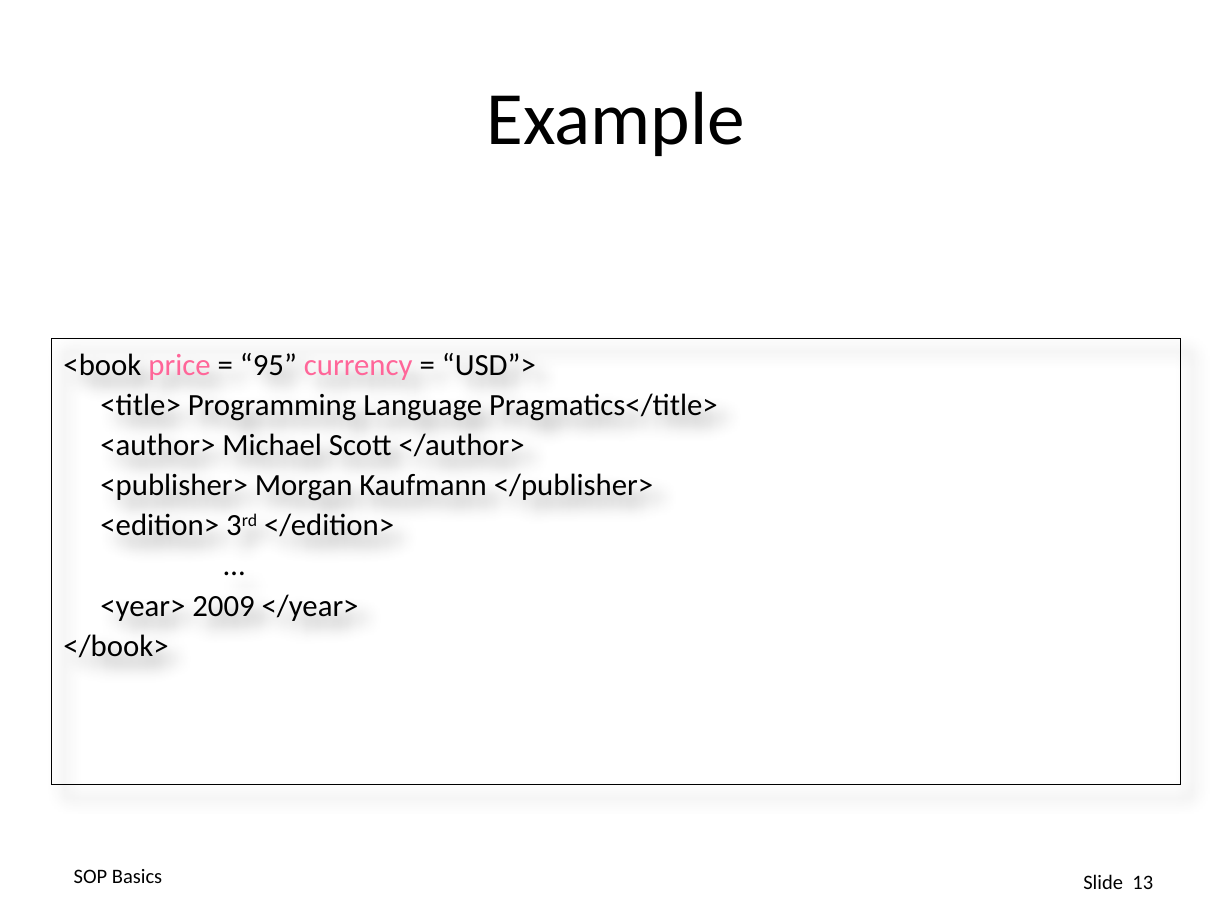
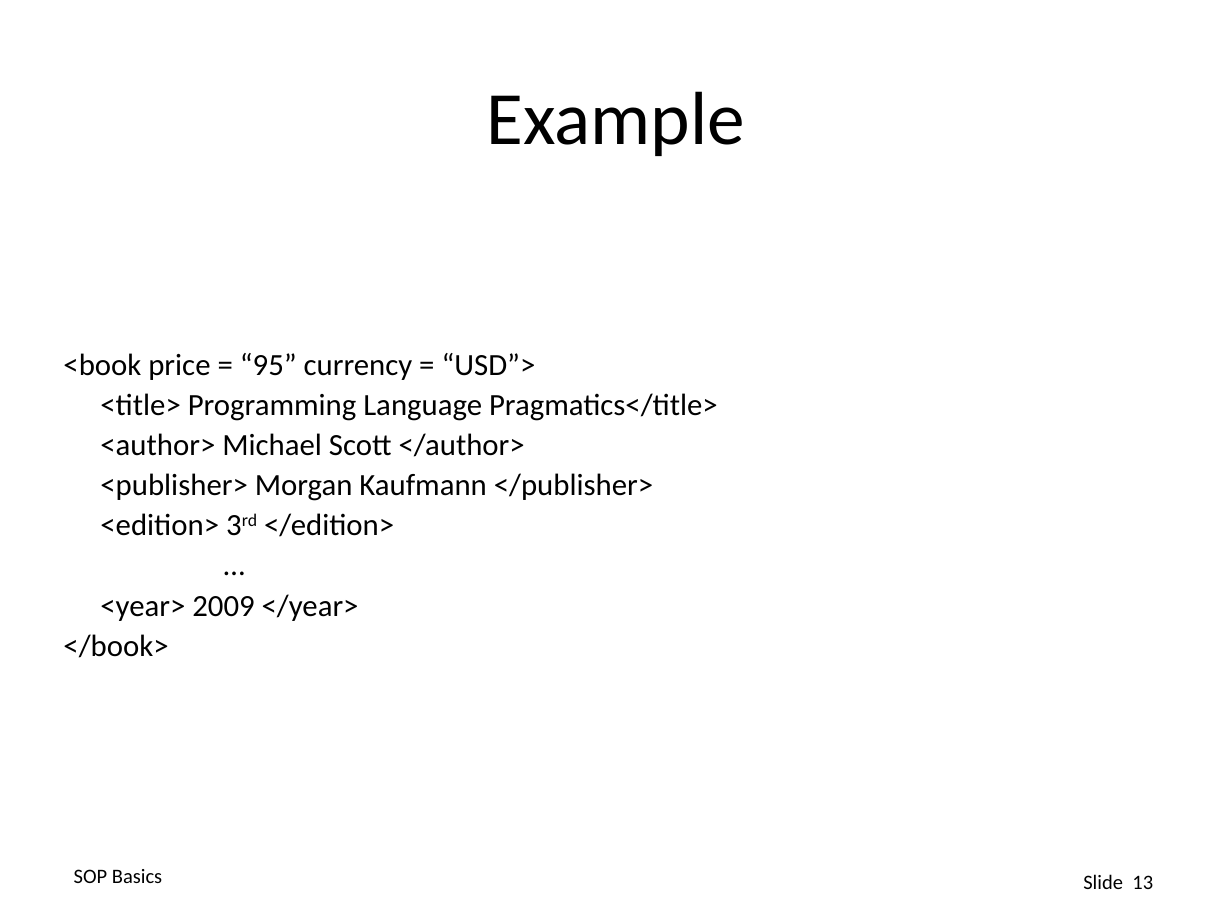
Before and after one commit to eduardocoelholima/lecture-webapi-intro, a slide deck: slide 13 of presentation/WebApiIntro.pptx. Drawn at 1232x924 pixels with LibreOffice and Linux fonts; fonts in the diff are those of the drawing. Boxes give left, top, right and bottom in pixels: in the first picture for what was removed or moved away, otherwise in the second. Text is boxed around its words. In the diff, an @@ line names an element or a change of style, - is before the commit and + after.

Commit message:
small fix on ppt and pdf presentation was also pushed

```diff
--- a/presentation/WebApiIntro.pptx
+++ b/presentation/WebApiIntro.pptx
@@ text "<book price = “95” currency ...": place and size @@
-text "<book price = “95” currency ..." at box(52, 339, 1181, 784)
+text "<book price = “95” currency ..." at box(63, 353, 718, 658)
@@ text "<book price = “95” currency ..." at box(63, 353, 718, 658): outline #000000 0.75 pt to none; shadow off @@
@@ text at box(63, 353, 536, 380): text colour #FF6699 to #000000 in "price currency" @@
```
Also in this commit, not shown: 1 other file.
